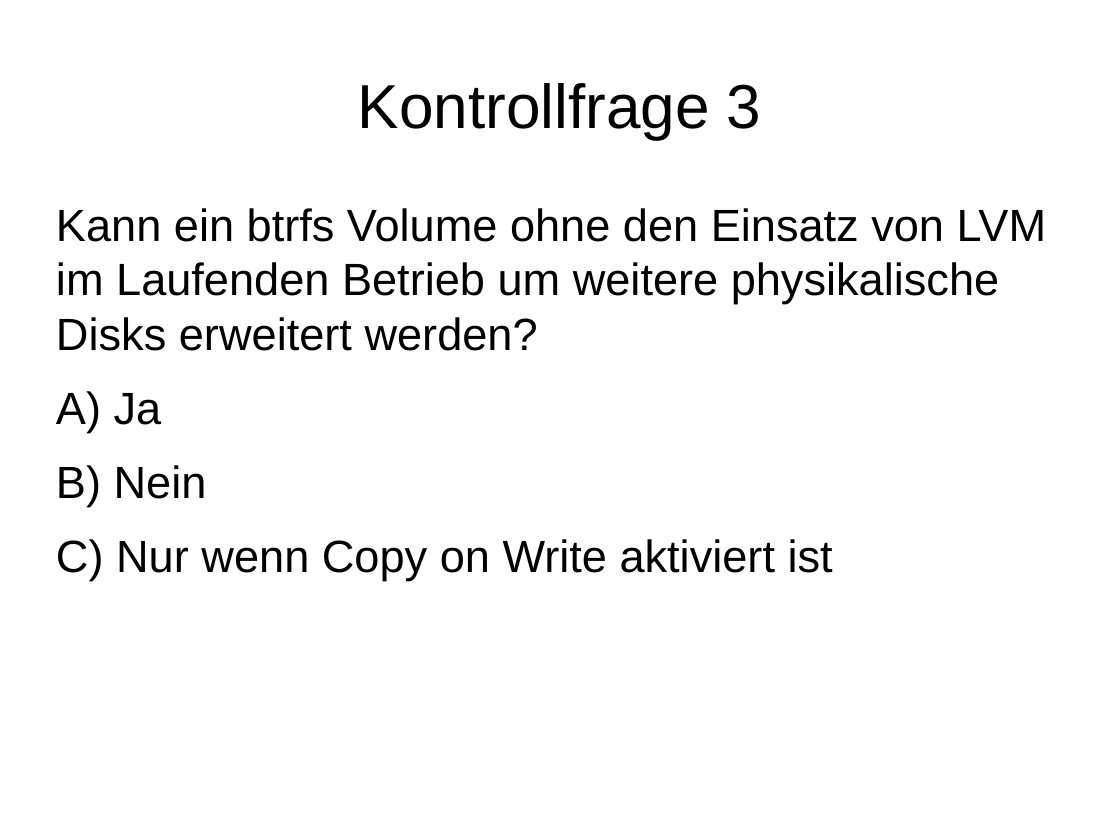
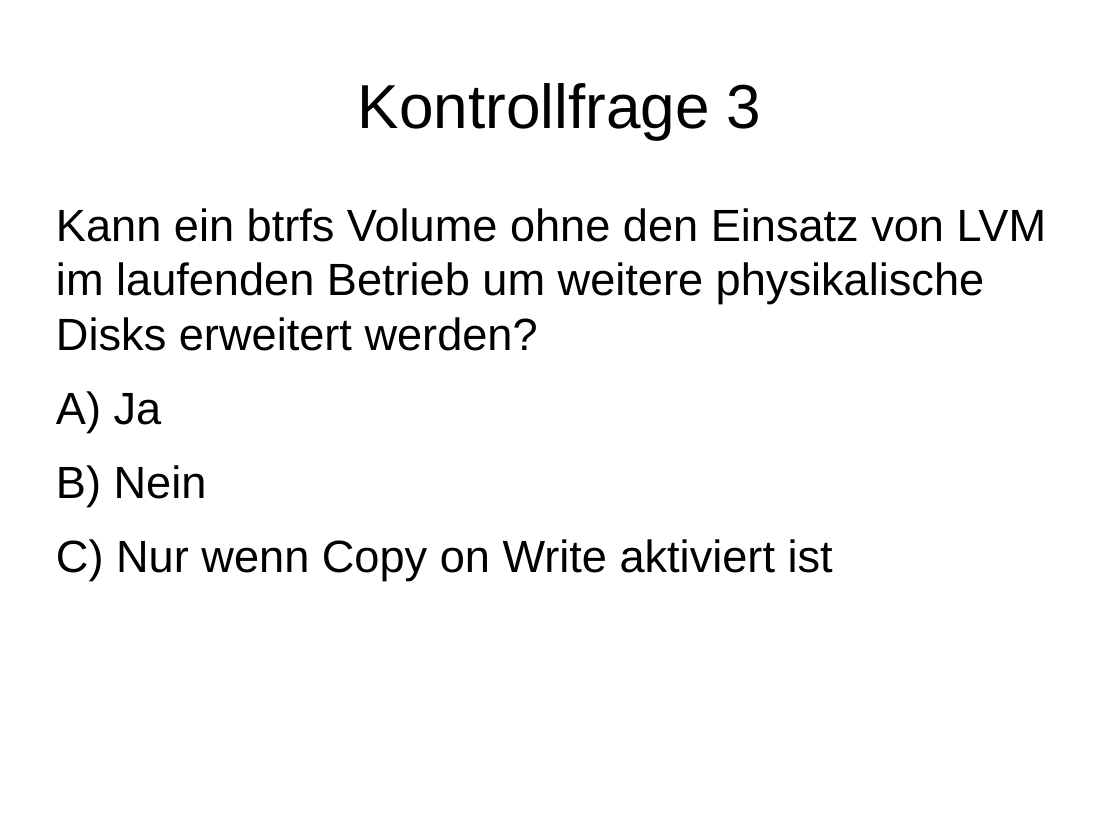
Before and after one commit to adfinis/adsy-trainings, a slide deck: slide 4 of SSA_SUSE-System-Administration/1003_btrfs/modul_btrfs_1003_04_check.odp. Drawn at 1120x840 pixels with LibreOffice and Linux fonts; fonts in the diff are those of the drawing. Boxes give left, top, right and bottom in pixels: in the first picture for what was removed or moved away, otherwise in the second. Text is boxed around its words. In the diff, an @@ line names an element or a change of style, - is before the commit and + after.

```diff
--- a/SSA_SUSE-System-Administration/1003_btrfs/modul_btrfs_1003_04_check.odp
+++ b/SSA_SUSE-System-Administration/1003_btrfs/modul_btrfs_1003_04_check.odp
@@ text at (x1=56, y1=208, x2=1047, y2=351): text changed @@
-Kann ein btrfs Volume ohne den Einsatz von LVM im Laufenden Betrieb um weitere physikalische Disks erweitert werden?
+Kann ein btrfs Volume ohne den Einsatz von LVM im laufenden Betrieb um weitere physikalische Disks erweitert werden?
```
Also in this commit, not shown: 2 other slides changed.
